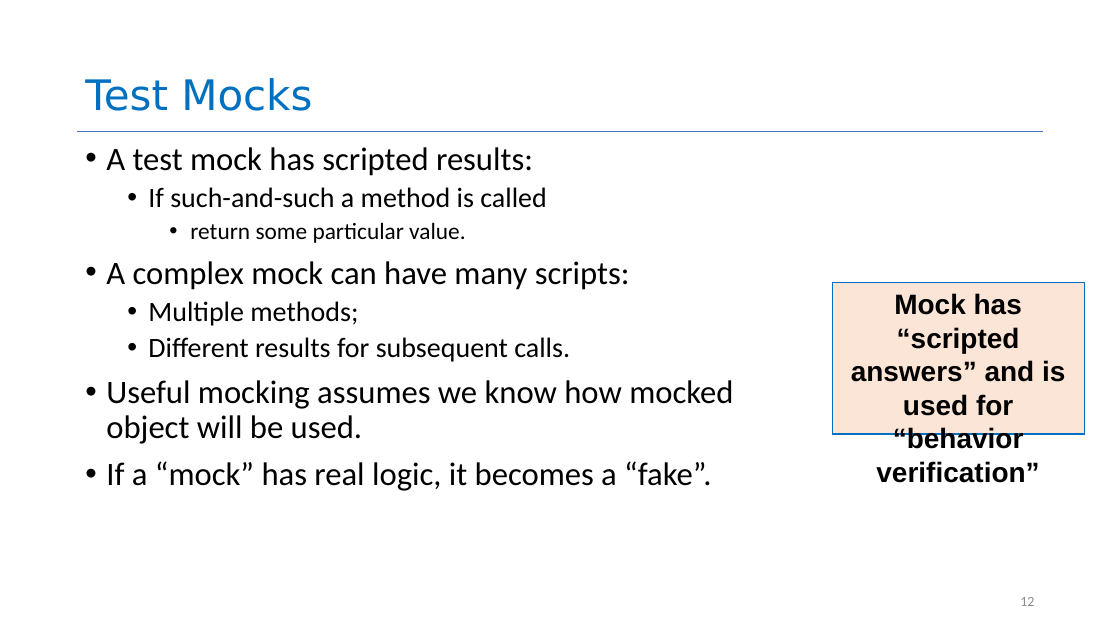
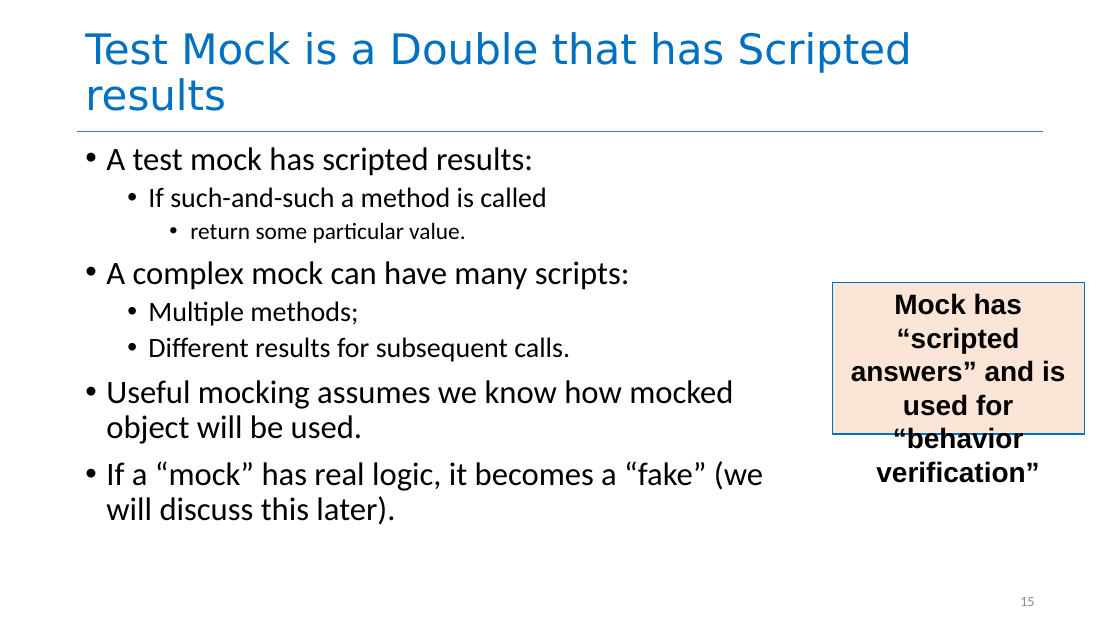
Before and after one commit to neu-se/CS4530-Spring-2022, a slide deck: slide 15 of Slides/Lesson 5.3 Testing Systems.pptx (slide 12 before the commit). Drawn at 1120x630 pixels with LibreOffice and Linux fonts; fonts in the diff are those of the drawing. Boxes give left, top, right and bottom in pixels: in the first picture for what was removed or moved away, otherwise in the second. Text is boxed around its words. In the diff, an @@ line names an element or a change of style, - is before the commit and + after.

```diff
--- a/Slides/Lesson 5.3 Testing Systems.pptx
+++ b/Slides/Lesson 5.3 Testing Systems.pptx
@@ title at bbox=[85, 32, 912, 111]: text changed @@
-Test Mocks
+Test Mock is a Double that has Scripted results
@@ text at bbox=[106, 461, 763, 525]: text changed @@
-• If a “mock” has real logic, it becomes a “fake”.
+• If a “mock” has real logic, it becomes a “fake” (we will discuss this later).
@@ page number at bbox=[1020, 597, 1034, 606]: text changed @@
-12
+15
```
Also in this commit, not shown: 11 other slides changed, 4 slides added, 3 slides removed, 1 other file.
